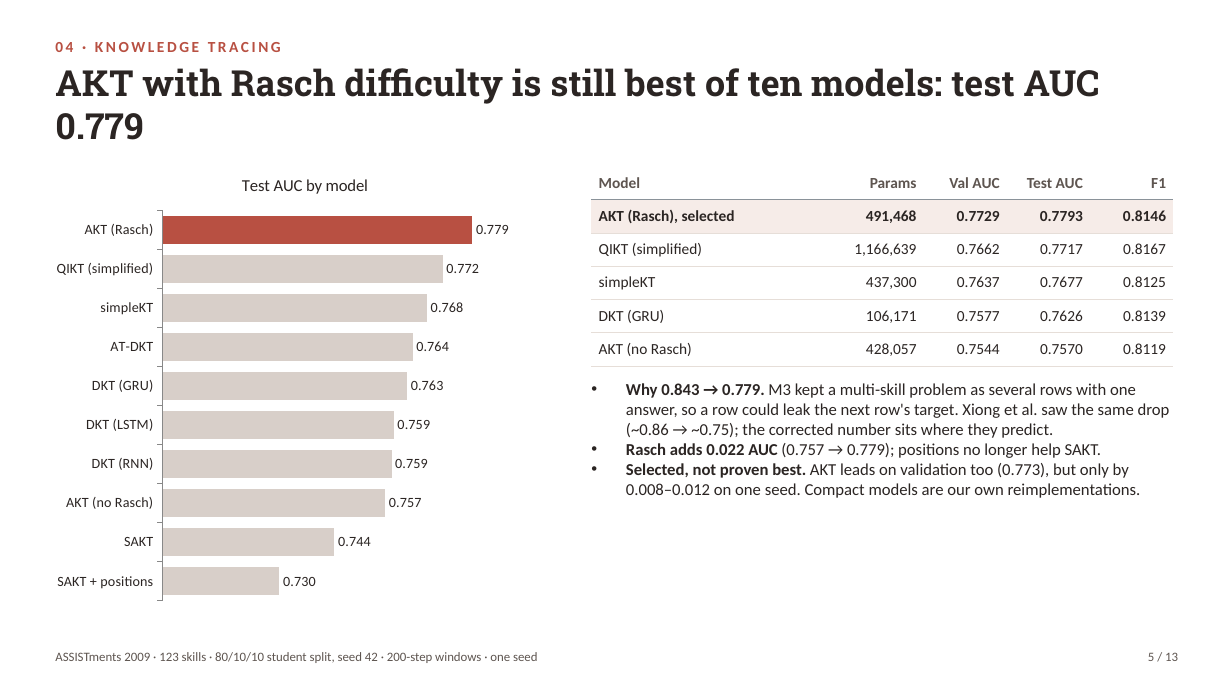
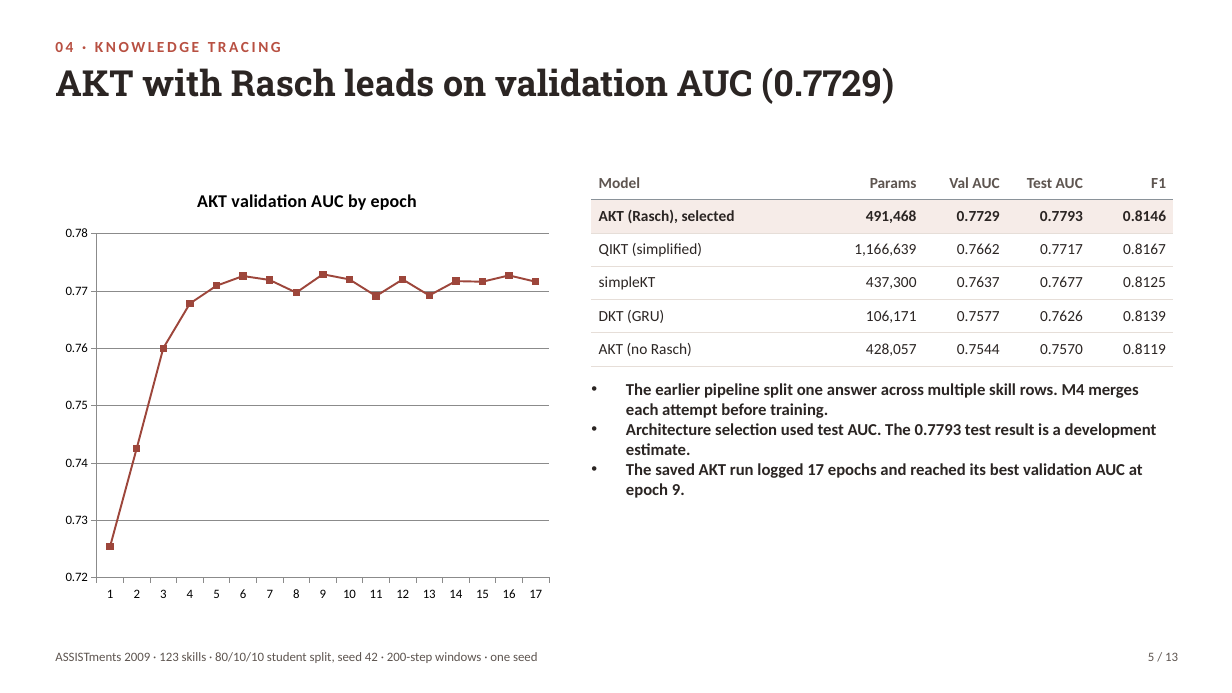
Before and after one commit to Hariomkr147/Group-2-DS-and-AI-Lab-Project, a slide deck: slide 5 of docs/milestone 4/M4_Presentation.pptx. Drawn at 1232x693 pixels with LibreOffice and Linux fonts; fonts in the diff are those of the drawing. Boxes give left, top, right and bottom in pixels: in the first picture for what was removed or moved away, otherwise in the second. Text is boxed around its words. In the diff, an @@ line names an element or a change of style, - is before the commit and + after.

```diff
--- a/docs/milestone 4/M4_Presentation.pptx
+++ b/docs/milestone 4/M4_Presentation.pptx
@@ text at <box>55,68,894,104</box>: text changed @@
-AKT with Rasch difficulty is still best of ten models: test AUC 0.779
+AKT with Rasch leads on validation AUC (0.7729)
@@ bar chart at <box>55,171,559,610</box> @@
@@ bar chart to line chart @@
@@ title "Test AUC by model" to "AKT validation AUC by epoch" @@
-categories: AKT (Rasch), QIKT (simplified), simpleKT, AT-DKT, DKT (GRU), DKT (LSTM), DKT (RNN), AKT (no Rasch), SAKT, SAKT + positions
+categories: 1, 2, 3, 4, 5, 6, 7, 8, 9, 10, 11, 12, 13, 14, 15, 16, 17
-Series 1: 0.779, 0.772, 0.768, 0.764, 0.763, 0.759, 0.759, 0.757, 0.744, 0.73
+Series 1: 0.725, 0.743, 0.76, 0.768, 0.771, 0.773, 0.772, 0.77, 0.773, 0.772, 0.769, 0.772, 0.769, 0.772, 0.772, 0.773, 0.772
@@ colour of Series 1 #B85042 to #9D463B @@
@@ data labels of Series 1 removed @@
@@ category axis changed @@
@@ value axis changed @@
@@ bar spacing changed @@
@@ lettering changed @@
@@ line chart: place and size @@
-line chart at <box>46,157,564,610</box>
+line chart at <box>55,171,559,610</box>
@@ text at <box>626,383,1157,498</box>: text changed; bold on @@
-• Why 0.843 → 0.779. M3 kept a multi-skill problem as several rows with one answer, so a row could leak the next row's target. Xiong et al. saw the same drop (~0.86 → ~0.75); the corrected number sits where they predict.
-• Rasch adds 0.022 AUC (0.757 → 0.779); positions no longer help SAKT.
-• Selected, not proven best. AKT leads on validation too (0.773), but only by 0.008–0.012 on one seed. Compact models are our own reimplementations.
+• The earlier pipeline split one answer across multiple skill rows. M4 merges each attempt before training.
+• Architecture selection used test AUC. The 0.7793 test result is a development estimate.
+• The saved AKT run logged 17 epochs and reached its best validation AUC at epoch 9.
```
Also in this commit, not shown: 12 other slides changed, 6 other files.
